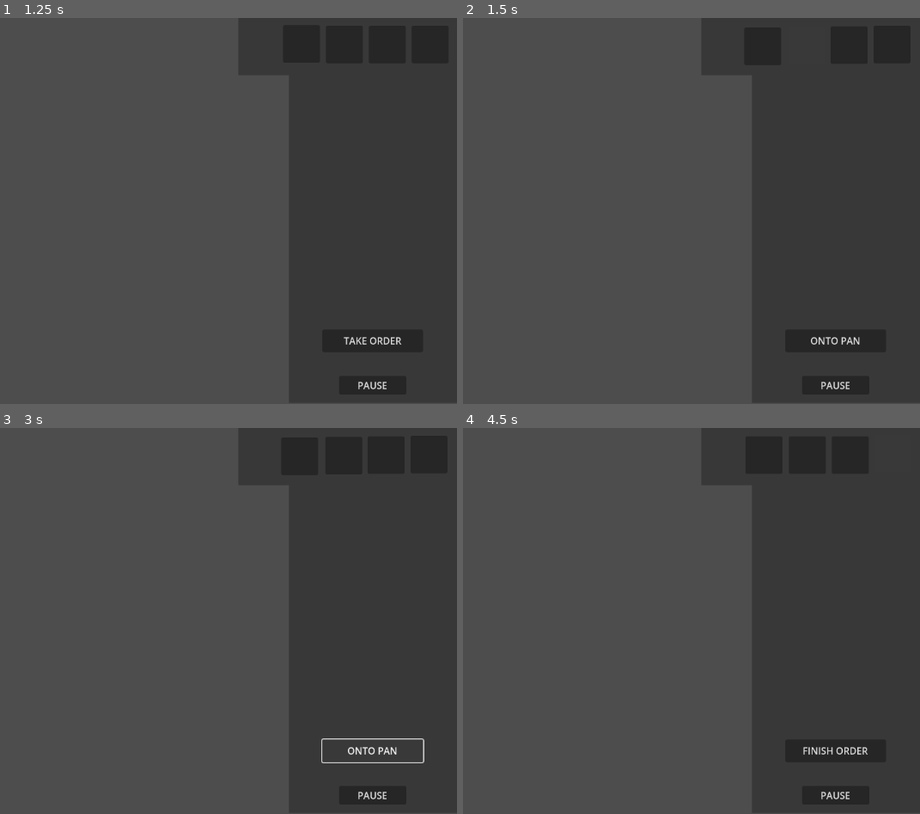
Above: before the commit, frames 1-4 (two rows, left to right).
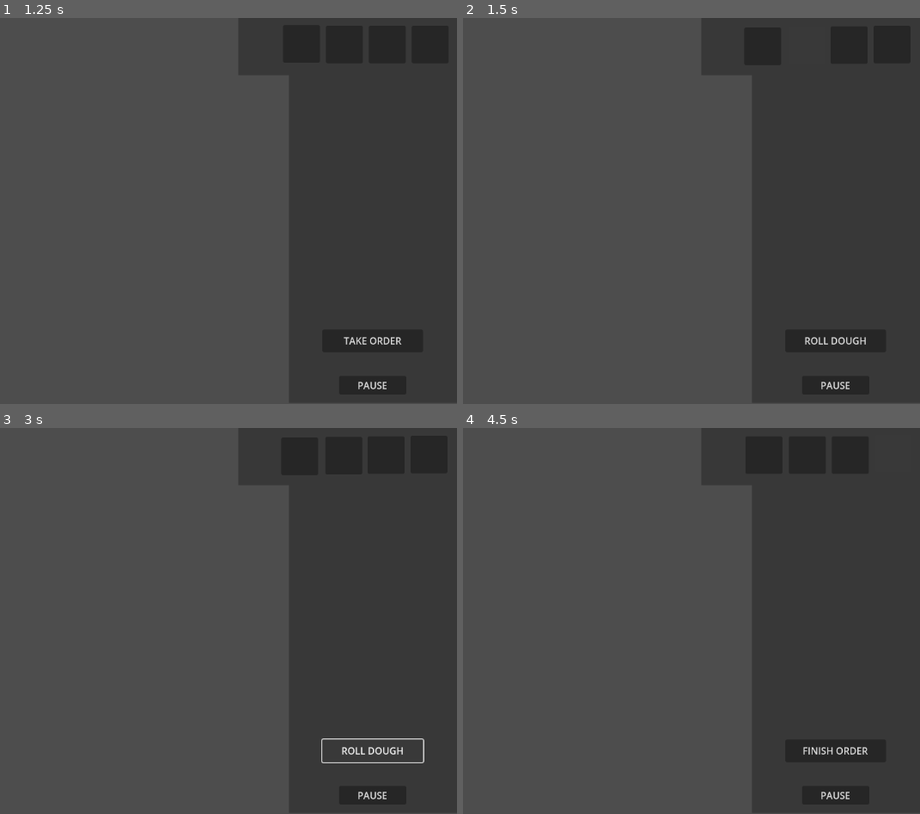
Above: after the commit, the same moments.

Repository: trishadar/PapasRotiria
Game: Godot game, scene res://main.tscn
The game is run twice, just before and just after one commit, with the same random seed, the same clock (stepped at 60 frames per second) and the same inputs.
Inputs (mouse positions are in pixels of both pictures, inside the frame that each line leads up to):
- Up to frame 1 (1.25 s): click "START GAME" at 0.5 s
- Up to frame 2 (1.5 s): click (805, 45) at 1.25 s
- Up to frame 3 (3 s): click (342, 455) at 2 s; click "ONTO PAN" (after the commit: "ROLL DOUGH") at 2.75 s
- Up to frame 4 (4.5 s): click (764, 455) at 3.5 s; click (892, 455) at 4.25 s

Frame 1 is identical in both runs. In frame 2, 0.2% of the frame differs, in the area x 74-89%, y 82-85%; in frame 3, 0.2%; in frame 4, nothing differs.

Commit message:
Update roll.tscn

Diff:
--- a/project/roll.tscn
+++ b/project/roll.tscn
@@ -36,7 +36,7 @@
 offset_top = 523.0
 offset_right = 1095.0
 offset_bottom = 561.0
-text = "ONTO PAN"
+text = "ROLL DOUGH"
 
 [node name="pauseButton" type="Button" parent="."]
 offset_left = 954.0
